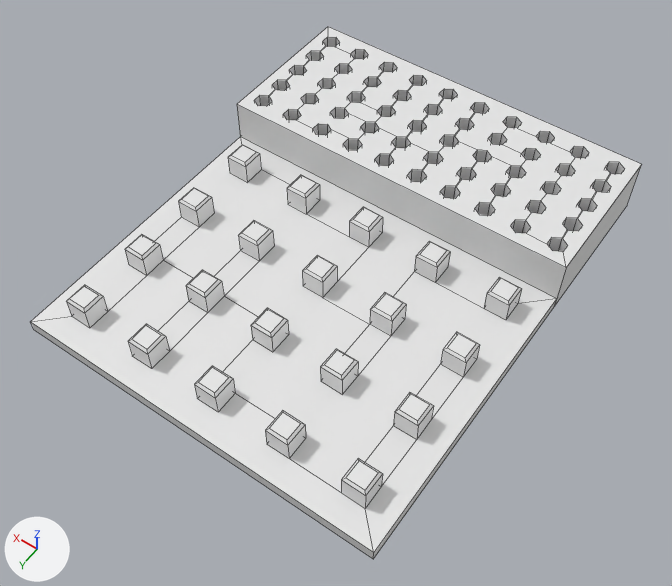
Before and after pictures for a commit that changed the Blender file parts/工具入れ/holes.blend.
Rendered twice from a camera (50 mm lens) standing at (-56.0, 282.0, 277.0) and looking at (70.0, 106.0, 0.0). The lights are fixed; the arrows at lower left show +X, +Y and +Z. The first picture is the older version. Mesh edges are drawn as thin lines.

In view in the first picture: '工具入れ'.
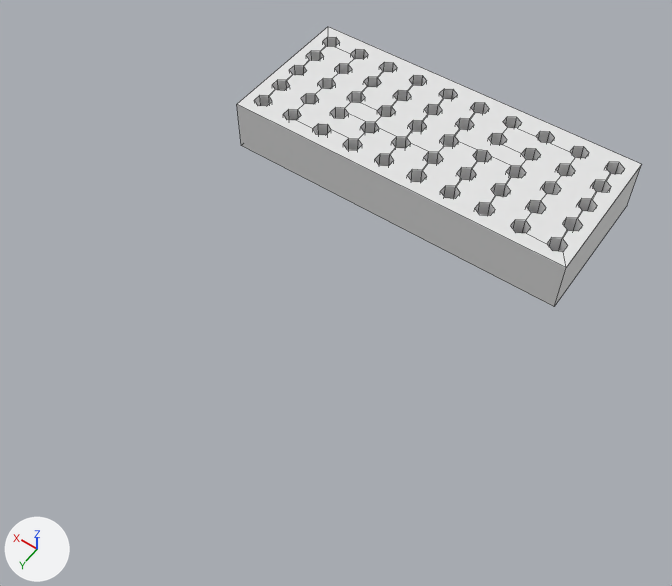
ob_ソケット板 is not drawn itself; it is used by a modifier of ob_工具入れ.
ob_ソケットピン is not drawn itself; it is used by a modifier of ob_工具入れ.

Changed parts and their boxes [x1, y1, x2, y2] in the pictures (672 x 586 px):
'工具入れ', reshaped, modifiers changed (34% narrower, 47% shorter)
    before: [31, 27, 641, 559]
    after: [237, 27, 641, 307]

Diff of the bpy script that builds the scene:
```diff
--- a/parts/工具入れ/holes.blend.py
+++ b/parts/工具入れ/holes.blend.py
@@ ob_工具入れ @@
 ob_工具入れ.location = (0.0, 0.0, 0.0)
-_m = ob_工具入れ.modifiers.new('ソケット板を足す', 'BOOLEAN')
-_m.object = ob_ソケット板
-_m.operation = 'UNION'
-_m = ob_工具入れ.modifiers.new('ソケットピンを足す', 'BOOLEAN')
-_m.object = ob_ソケットピン
-_m.operation = 'UNION'
 _m = ob_工具入れ.modifiers.new('ビット穴を抜く', 'BOOLEAN')
@@ ob_ソケット板 @@
-ob_ソケット板 = bpy.data.objects.new('ソケット板', me_ソケット板)
-ob_ソケット板.location = (0.0, 0.0, 0.0)
-ob_ソケット板.hide_render = True
@@ ob_ソケットピン @@
-ob_ソケットピン = bpy.data.objects.new('ソケットピン', me_ソケットピン)
-ob_ソケットピン.location = (15.0, 79.0, 0.0)
-_m = ob_ソケットピン.modifiers.new('横に並べる', 'ARRAY')
-_m.count = 5
-_m.use_constant_offset = True
-_m.constant_offset_displace = (30.0, 0.0, 0.0)
-_m.use_relative_offset = False
-_m = ob_ソケットピン.modifiers.new('縦に並べる', 'ARRAY')
-_m.count = 4
-_m.use_constant_offset = True
-_m.constant_offset_displace = (0.0, 30.0, 0.0)
-_m.use_relative_offset = False
-ob_ソケットピン.hide_render = True
```
